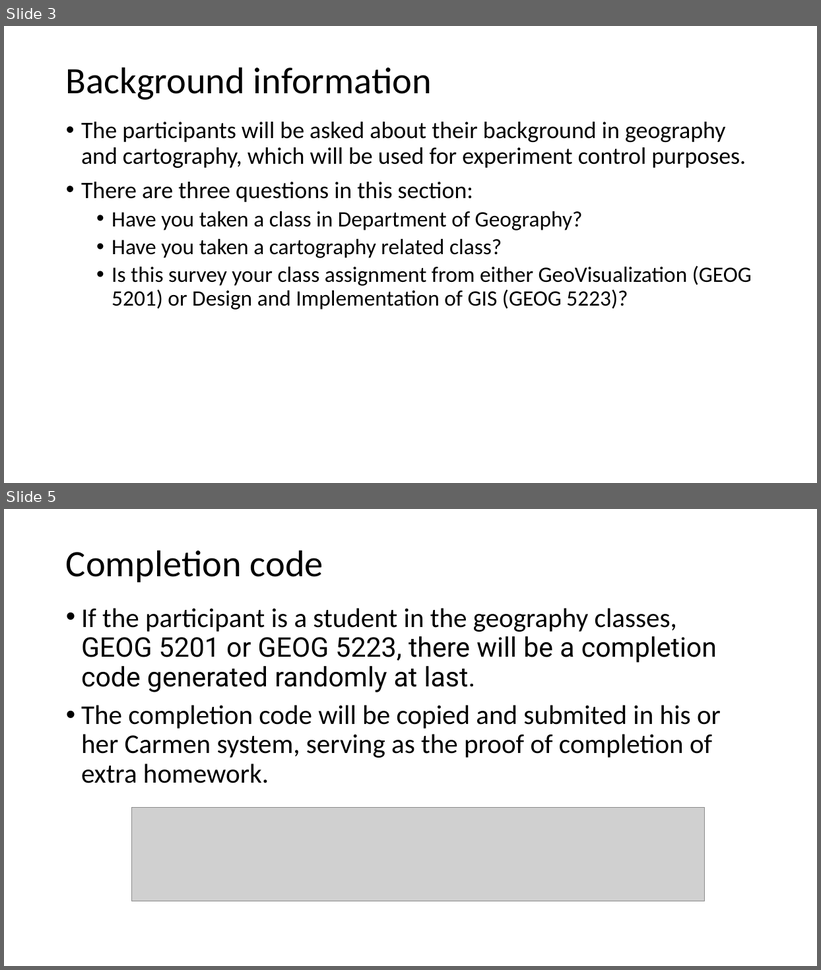
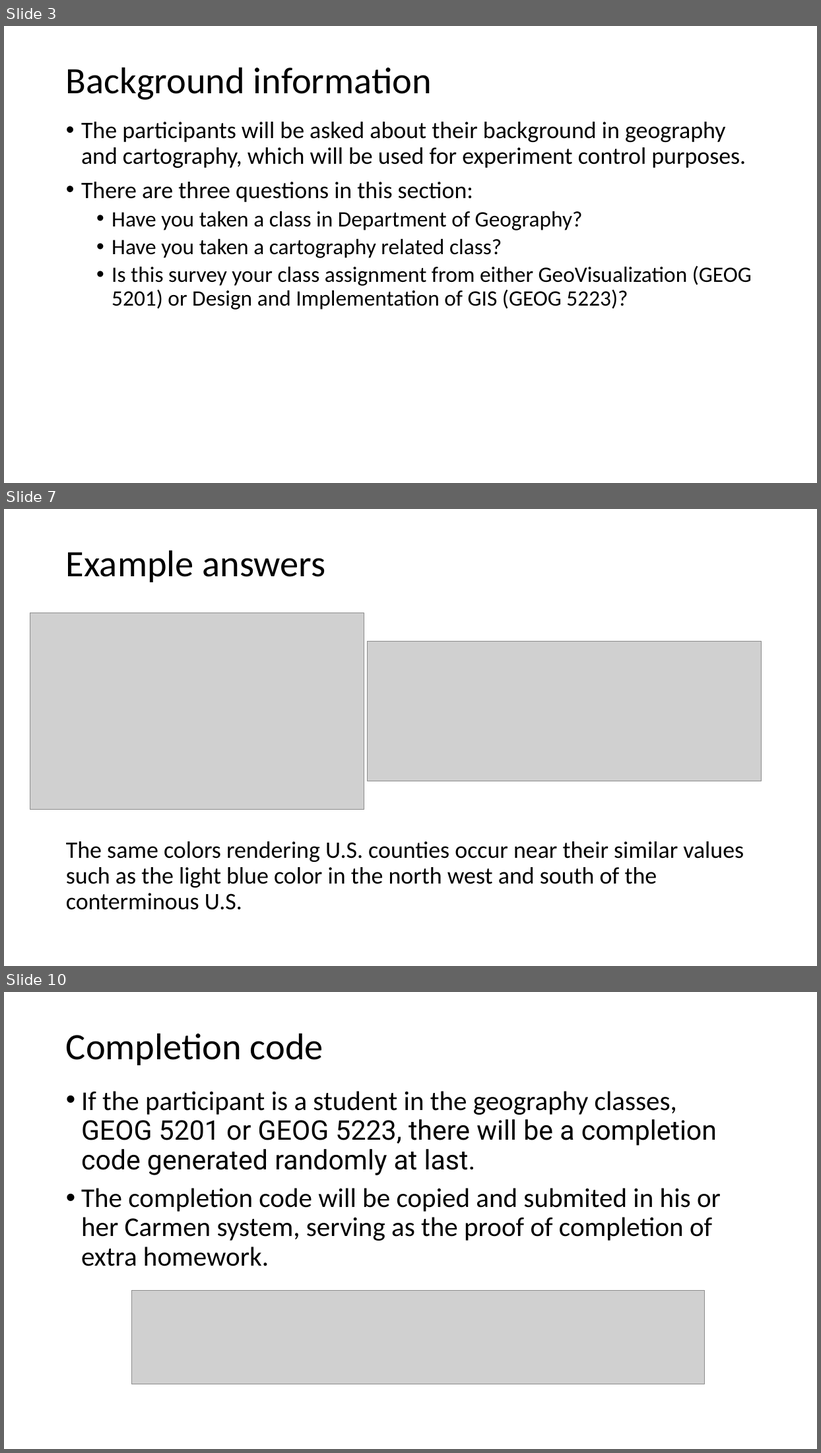
Before and after one commit to JialinLiOSU/choroColorRead, a slide deck: irb/Documents/Instructions - ScreenShots.pptx. Shown one above the other, each under a label of ours: slides 3 and 5 before the commit, slides 3, 7 and 10 after it; the slides between them are not shown. The pictures are 821x970 and 821x1453 pixels, drawn with LibreOffice and Linux fonts; fonts in the diff are those of the drawing; grey boxes stand for pictures. Boxes give left, top, right and bottom in pixels: in the first picture for what was removed or moved away, otherwise in the second. Text is boxed around its words. In the diff, an @@ line names an element or a change of style, - is before the commit and + after.

```diff
--- a/irb/Documents/Instructions - ScreenShots.pptx
+++ b/irb/Documents/Instructions - ScreenShots.pptx
@@ slide 7 added at bbox=[4, 509, 817, 966], background #FFFFFF @@
@@ title added at bbox=[66, 550, 325, 582], 44 pt, text #000000 @@
+Example answers
@@ picture added at bbox=[30, 613, 364, 810] @@
@@ picture added at bbox=[368, 642, 762, 781] @@
@@ text added at bbox=[66, 842, 744, 910], 28 pt, text #000000 @@
+The same colors rendering U.S. counties occur near their similar values such as the light blue color in the north west and south of the conterminous U.S.
@@ what was slide 5 is now slide 10 @@
```
Also in this commit, not shown: 2 slides changed, 4 other slides added, 8 other files.
